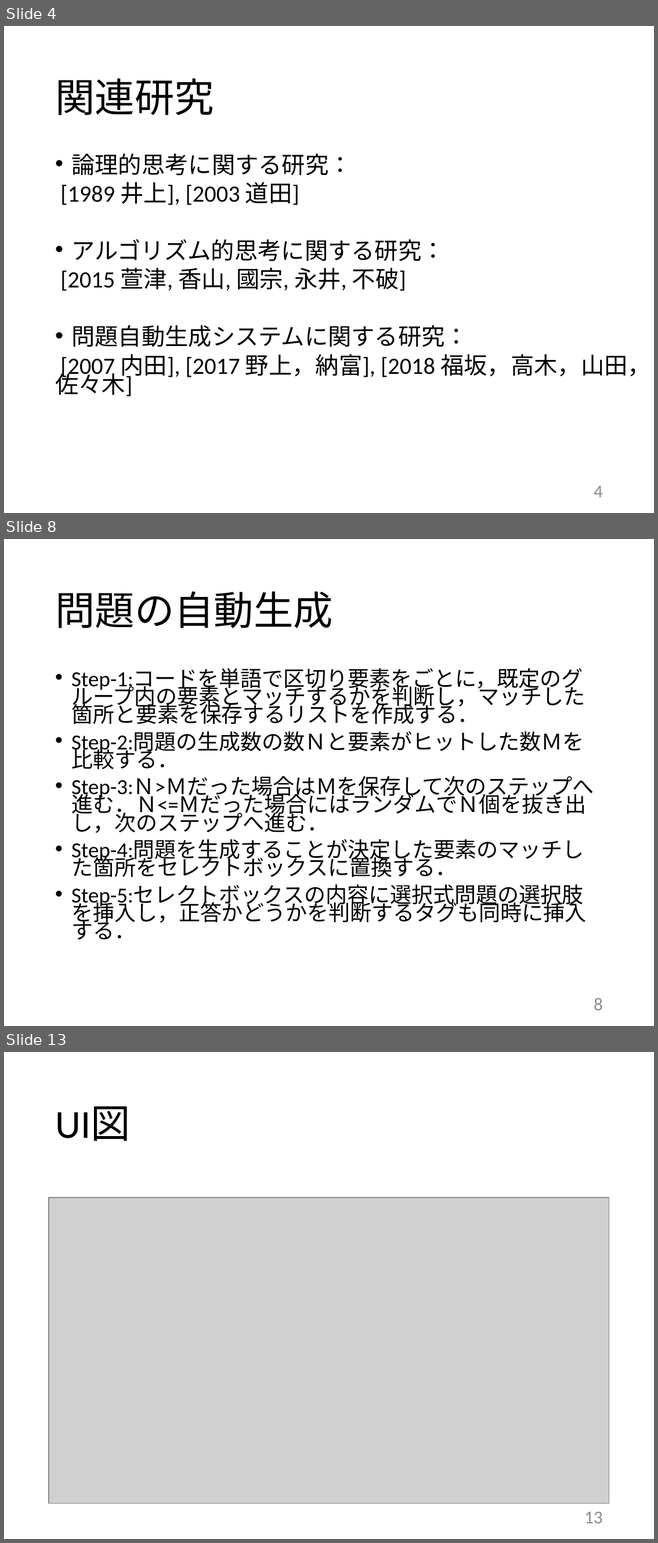
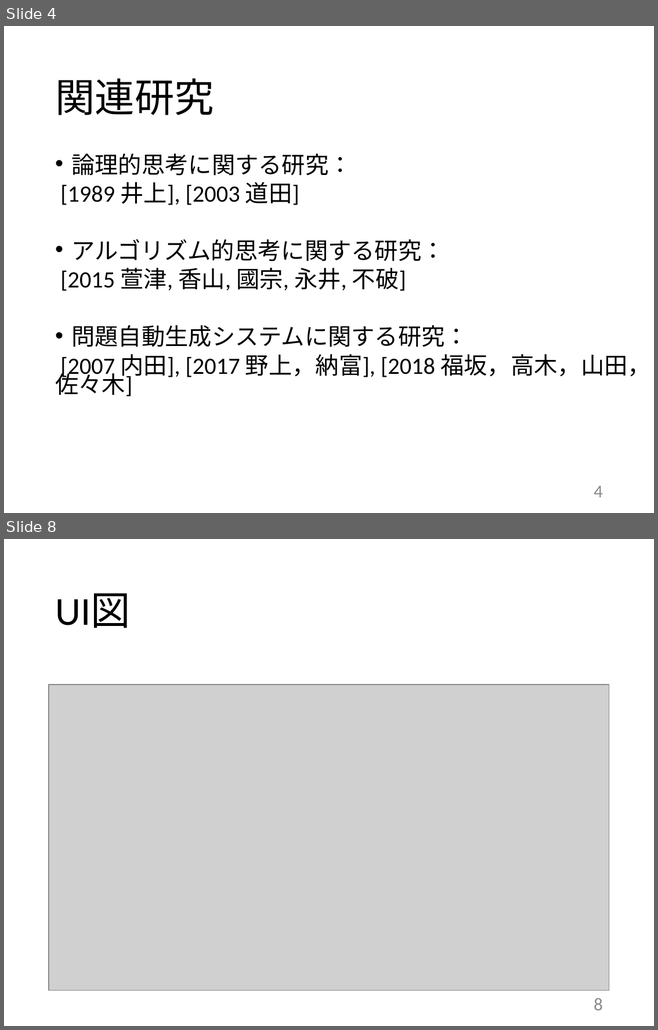
Before and after one commit to kait-takanolab/1821121-shimaoka-thesis, a slide deck: 1821121_shimaoka_thesis.pptx. Shown one above the other, each under a label of ours: slides 4, 8 and 13 before the commit, slides 4 and 8 after it; the slides between them are not shown. The pictures are 658x1543 and 658x1030 pixels, drawn with LibreOffice and Linux fonts; fonts in the diff are those of the drawing; grey boxes stand for pictures. Boxes give left, top, right and bottom in pixels: in the first picture for what was removed or moved away, otherwise in the second. Text is boxed around its words. In the diff, an @@ line names an element or a change of style, - is before the commit and + after.

```diff
--- a/1821121_shimaoka_thesis.pptx
+++ b/1821121_shimaoka_thesis.pptx
@@ slide 8 removed at (x1=4, y1=539, x2=654, y2=1026), background #FFFFFF @@
@@ title removed at (x1=55, y1=591, x2=333, y2=628) @@
-問題の自動生成
@@ text removed at (x1=71, y1=668, x2=593, y2=940) @@
-• Step-1:コードを単語で区切り要素をごとに，既定のグループ内の要素とマッチするかを判断し，マッチした箇所と要素を保存するリストを作成する．
-• Step-2:問題の生成数の数Ｎと要素がヒットした数Ｍを比較する．
-• Step-3:Ｎ>Ｍだった場合はＭを保存して次のステップへ進む．Ｎ<=Ｍだった場合にはランダムでＮ個を抜き出し，次のステップへ進む．
-• Step-4:問題を生成することが決定した要素のマッチした箇所をセレクトボックスに置換する．
-• Step-5:セレクトボックスの内容に選択式問題の選択肢を挿入し，正答かどうかを判断するタグも同時に挿入する．
@@ page number removed at (x1=593, y1=998, x2=603, y2=1011) @@
-8
@@ what was slide 13 is now slide 8 @@
@@ page number at (x1=593, y1=998, x2=603, y2=1011): text changed @@
-13
+8
```
Also in this commit, not shown: 5 slides changed, 6 other slides removed, 4 other files.
